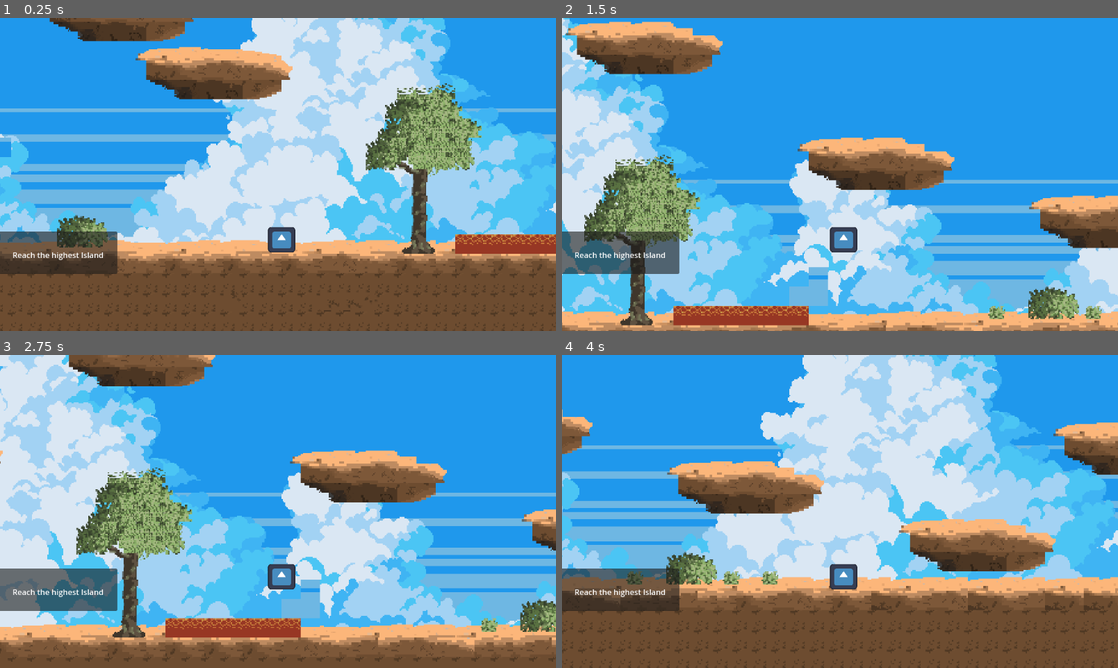
Above: before the commit, frames 1-4 (two rows, left to right).
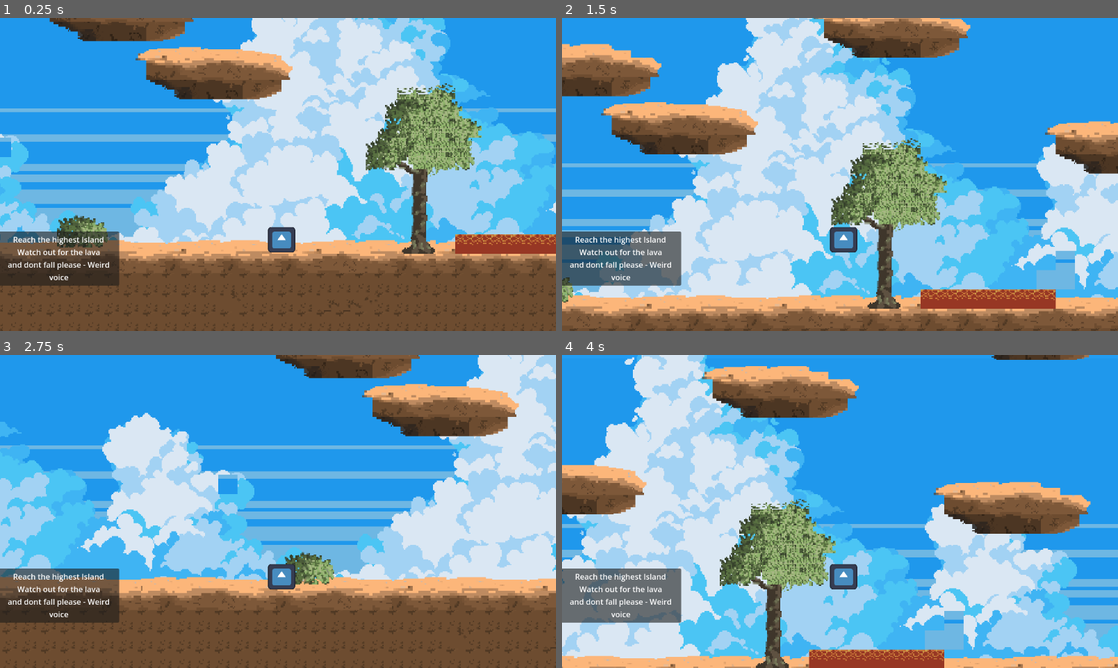
Above: after the commit, the same moments.

Repository: itsDipsyProjects/come_fourth
Game: Godot game, scene res://node_2d.tscn
Same seed, same stepped clock (60 frames per second), same inputs: the game is played once before the commit and once after it. The engine's default icon, where the game draws it, is replaced by a stand-in: a white triangle on a blue panel in a dark square.
Inputs:
- Up to frame 1 (0.25 s): no input
- Up to frame 2 (1.5 s): tap Enter (ui_accept) at 0.5, 0.6, 0.77, 1.07, 1.35 s; hold D (right) from 0.53 s (still down)
- Up to frame 3 (2.75 s): tap Enter (ui_accept) at 1.52, 1.82, 2.1 s; release D (right) at 2.03 s; hold A (left) from 2.03 s (still down)
- Up to frame 4 (4 s): release A (left) at 2.78 s; hold D (right) from 2.78 s (still down); tap Enter (ui_accept) at 2.85, 3.02, 3.32, 3.6, 3.77 s

The runs differ from the first frame. In frame 1, 1.5% of the frame differs, in the area x 0-22%, y 68-86%; in frame 2, 77%; in frame 3, 75%; in frame 4, 89%, in the area x 0-100%, y 0-100%.

Commit message:
Added lava damage to the lava pit, if collision the player will respond (instant)

Diff:
--- /dev/null
+++ b/death_area.gd
@@ -0,0 +1,8 @@
+extends Area2D
+
+func _ready():
+	connect("body_entered", _on_body_entered);
+
+func _on_body_entered(body):
+	if body.is_in_group("player"):
+		get_tree().reload_current_scene();
--- /dev/null
+++ b/fall_area_death.gd
@@ -0,0 +1,8 @@
+extends Area2D
+
+func _ready():
+	connect("body_entered", _on_body_entered);
+
+func _on_body_entered(body):
+	if body.is_in_group("player"):
+		get_tree().reload_current_scene();
--- a/node_2d.tscn
+++ b/node_2d.tscn
@@ -8,6 +8,7 @@
 [ext_resource type="PackedScene" uid="uid://7hl5gtune3eq" path="res://textbox.tscn" id="3_6iuru"]
 [ext_resource type="Texture2D" uid="uid://b1wff465i3j3x" path="res://assets/burninglava1.png" id="5_o0svs"]
 [ext_resource type="Script" path="res://finish_area.gd" id="8_25hmm"]
+[ext_resource type="Script" path="res://death_area.gd" id="9_uja50"]
 
 [sub_resource type="TileSetAtlasSource" id="TileSetAtlasSource_x1im8"]
 texture = ExtResource("2_ara6v")
@@ -1414,10 +1415,13 @@
 size = Vector2(249, 20)
 
 [sub_resource type="RectangleShape2D" id="RectangleShape2D_eyxtj"]
-size = Vector2(10, 22.75)
+size = Vector2(20, 3.6875)
 
 [sub_resource type="RectangleShape2D" id="RectangleShape2D_btusk"]
 size = Vector2(31, 5)
+
+[sub_resource type="RectangleShape2D" id="RectangleShape2D_sdhlk"]
+size = Vector2(114, 17.5)
 
 [node name="Playground" type="Node2D"]
 
@@ -1554,7 +1558,7 @@
 script = ExtResource("8_25hmm")
 
 [node name="CollisionShape2D" type="CollisionShape2D" parent="finishArea"]
-position = Vector2(794, 225)
+position = Vector2(794, 232.844)
 shape = SubResource("RectangleShape2D_eyxtj")
 
 [node name="StaticBody2D" type="StaticBody2D" parent="."]
@@ -1564,3 +1568,10 @@
 shape = SubResource("RectangleShape2D_btusk")
 
 [node name="Timer" type="Timer" parent="."]
+
+[node name="deathArea" type="Area2D" parent="."]
+script = ExtResource("9_uja50")
+
+[node name="CollisionShape2D" type="CollisionShape2D" parent="deathArea"]
+position = Vector2(408, 632.75)
+shape = SubResource("RectangleShape2D_sdhlk")
--- a/player/player.gd
+++ b/player/player.gd
@@ -1,20 +1,20 @@
 extends CharacterBody2D
 
 @export var speed = 300
-@export var gravity = 1000  # Earth's gravity in pixels/sec²
-@export var jump_force = -400  # Negative because jumping moves the player upwards
+@export var gravity = 1000
+@export var jump_force = -400
 
 func get_input():
 	var input_direction = Input.get_axis("left", "right")
 	velocity.x = input_direction * speed
 
 	if Input.is_action_just_pressed("ui_accept") and is_on_floor():
-		velocity.y = jump_force  # Apply jump force if on the floor
+		velocity.y = jump_force
 
 func _physics_process(delta):
 	# Apply gravity
 	if not is_on_floor():
-		velocity.y += gravity * delta  # Integrate gravity over time
+		velocity.y += gravity * delta
 
 	get_input()
 	move_and_slide()
--- a/textbox.tscn
+++ b/textbox.tscn
@@ -5,19 +5,20 @@
 [node name="MarginContainer" type="MarginContainer" parent="."]
 offset_left = -3.0
 offset_top = 442.0
-offset_right = 243.0
-offset_bottom = 530.0
+offset_right = 247.0
+offset_bottom = 554.0
 
 [node name="Panel" type="Panel" parent="MarginContainer"]
 layout_mode = 2
 
 [node name="Label" type="Label" parent="MarginContainer/Panel"]
 layout_mode = 0
-offset_left = 3.0
-offset_top = 15.0
+offset_left = 5.0
+offset_top = 5.0
 offset_right = 245.0
-offset_bottom = 82.0
-text = "Reach the highest Island
-"
+offset_bottom = 106.0
+text = "Reach the highest Island Watch out for the lava
+and dont fall please - Weird voice"
 horizontal_alignment = 1
 vertical_alignment = 1
+autowrap_mode = 2
Not shown: 1 places in node_2d.tscn that only renumber resources
